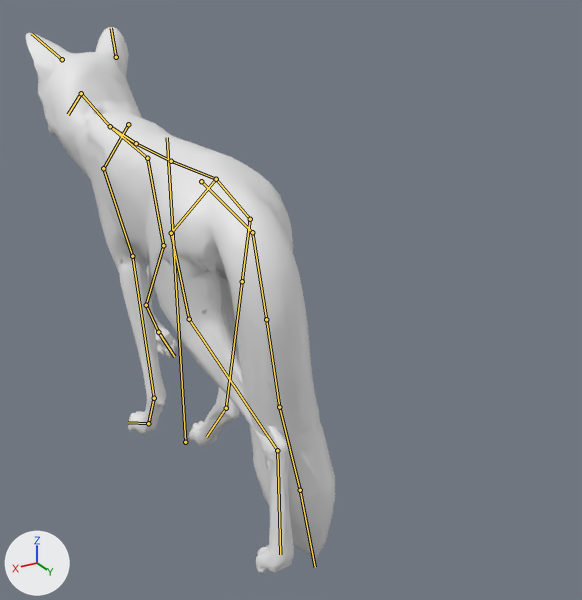
Before and after pictures for a commit that changed the glTF model 42/media/models_X/Skinned/KWC_Fox.glb.
Rendered twice from a camera (50 mm lens) standing at (0.226, 0.553, 0.387) and looking at (-0.087, 0.03, 0.125). Lighting does not change. The marker at lower left points along +X, +Y and +Z. The older version comes first. Both versions are drawn at frame 0 of the action 'Rac_Walk'; the numbers are the values there. The bones that change, and the others that lie on the model, are drawn over the model as lines.

The first picture shows 'output_unwrapped'.
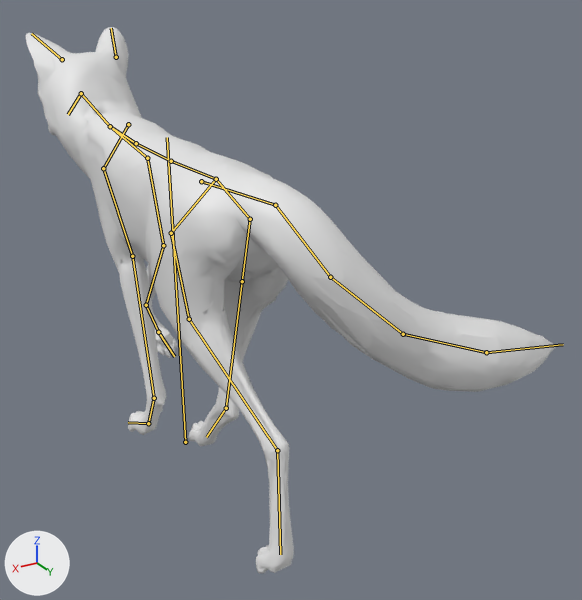
Boxes [x1, y1, x2, y2] around the edits, measured in the pictures (582 x 600 px):
'output_unwrapped', posed (71% wider): before [26, 27, 336, 573]; after [26, 27, 556, 573]
bone 'tail01', root to tip: before (201, 181) to (252, 232); after (201, 181) to (275, 205)
bone 'tail02', root to tip: before (252, 232) to (266, 319); after (275, 205) to (330, 277)
bone 'tail03', root to tip: before (266, 319) to (279, 407); after (330, 277) to (403, 334)
bone 'tail04', root to tip: before (279, 407) to (300, 490); after (403, 334) to (486, 352)
bone 'tail05', root to tip: before (300, 490) to (315, 567); after (486, 352) to (563, 344)

The edits, one by one:
Bone 'tail01' (bone_tail01) turns from (0, 0, 0) to (-18, 0, 0) degrees about its own x, y and z.
Bone 'tail02' (bone_tail02) turns from (-2, 0, -3) to (-20, -1, -3) degrees about its own x, y and z.
Bone 'tail03' (bone_tail03) turns from (-2, 0, -8) to (-20, -2, -8) degrees about its own x, y and z.
Bone 'tail04' (bone_tail04) turns from (2, 0, -11) to (-15, -3, -10) degrees about its own x, y and z.
Bone 'tail05' (bone_tail05) turns from (5, 0, -8) to (-13, -3, -8) degrees about its own x, y and z.
